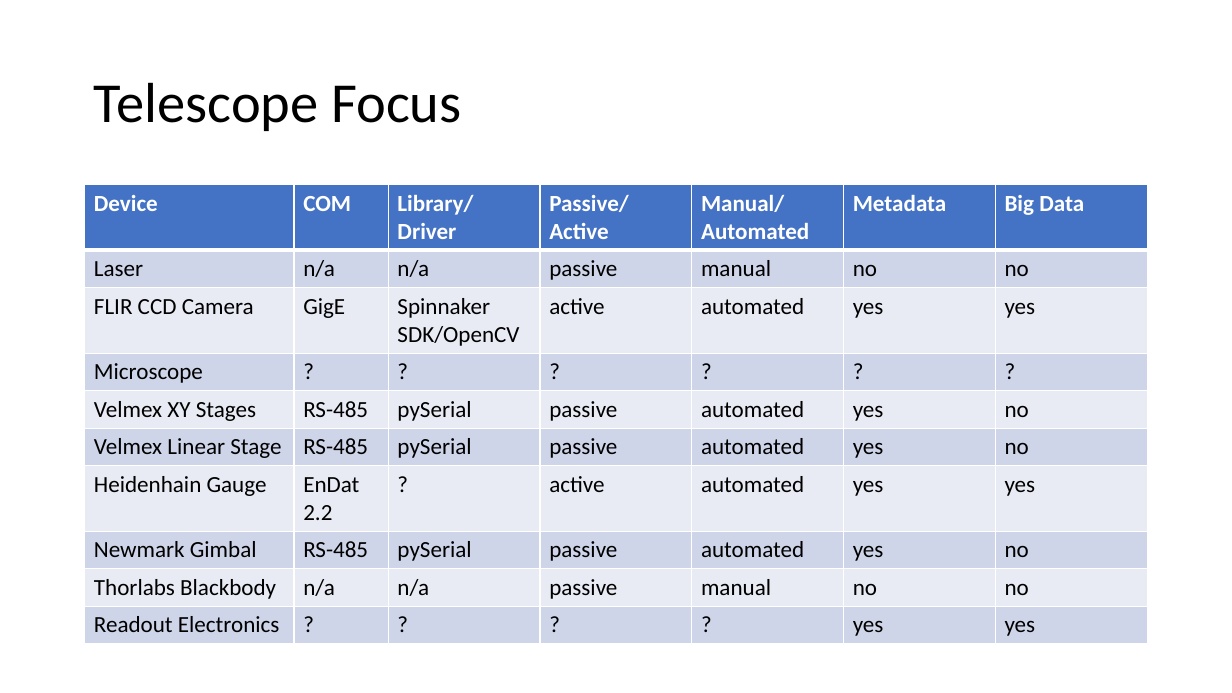
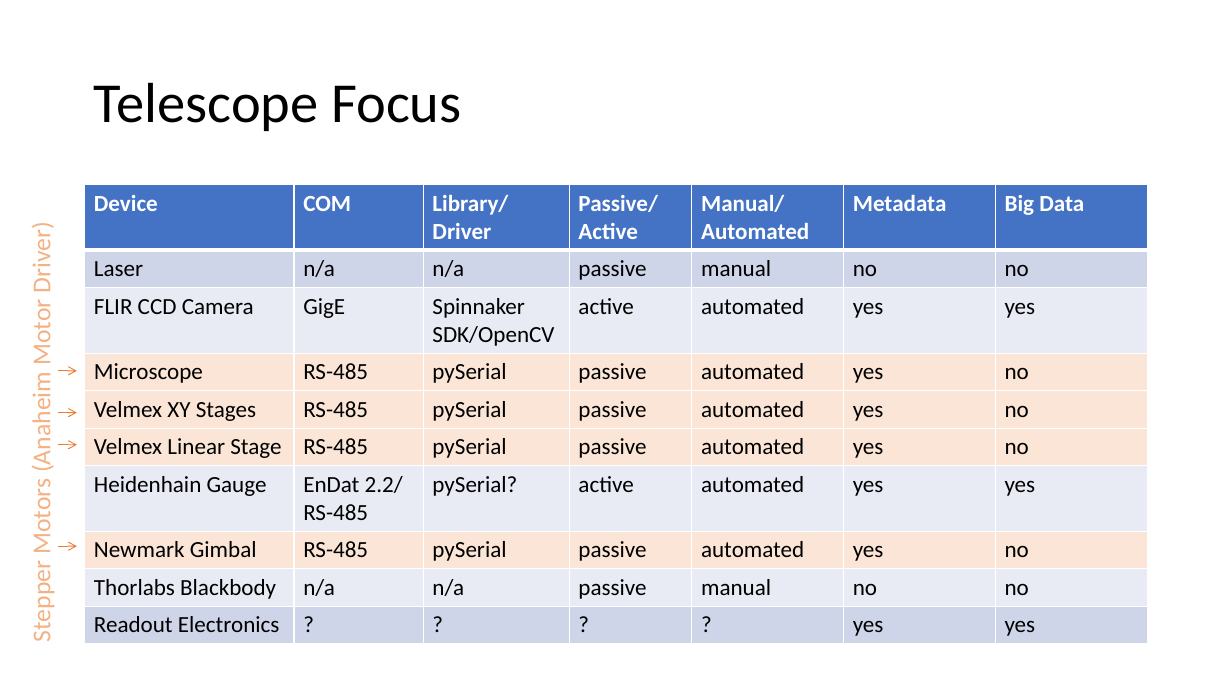
Before and after one commit to samcondon4/SPHEREx-lab-tools, a slide deck: slide 8 of SPHEREx-Calibration-Automation/presentations/SPHEREx_Calibration_Automation_Plan__Optics_Meeting_02162021.pptx. Drawn at 1232x693 pixels with LibreOffice and Linux fonts; fonts in the diff are those of the drawing. Boxes give left, top, right and bottom in pixels: in the first picture for what was removed or moved away, otherwise in the second. Text is boxed around its words. In the diff, an @@ line names an element or a change of style, - is before the commit and + after.

```diff
--- a/SPHEREx-Calibration-Automation/presentations/SPHEREx_Calibration_Automation_Plan__Optics_Meeting_02162021.pptx
+++ b/SPHEREx-Calibration-Automation/presentations/SPHEREx_Calibration_Automation_Plan__Optics_Meeting_02162021.pptx
@@ table at box(85, 185, 1148, 641) @@
-row 4: Microscope | ? | ? | ? | ? | ? | ?
+row 4: Microscope | RS-485 | pySerial | passive | automated | yes | no
-row 7, column 2: EnDat 2.2
+row 7, column 2: EnDat 2.2/ RS-485
-row 7, column 3: ?
+row 7, column 3: pySerial?
@@ fill #CFD5EA to #FBE5D6 in 21 cells @@
@@ fill #E9EBF5 to #FBE5D6 in row 5 @@
@@ text added at box(26, 229, 57, 641), 20 pt, text #F4B183 @@
+Stepper Motors (Anaheim Motor Driver)
@@ arrow added from (58, 371) to (77, 371), #ED7D31 0.75 pt @@
@@ arrow added from (58, 413) to (77, 413), #ED7D31 0.75 pt @@
@@ arrow added from (58, 445) to (77, 445), #ED7D31 0.75 pt @@
@@ arrow added from (58, 546) to (77, 546), #ED7D31 0.75 pt @@
```
Also in this commit, not shown: 2 other slides changed.
